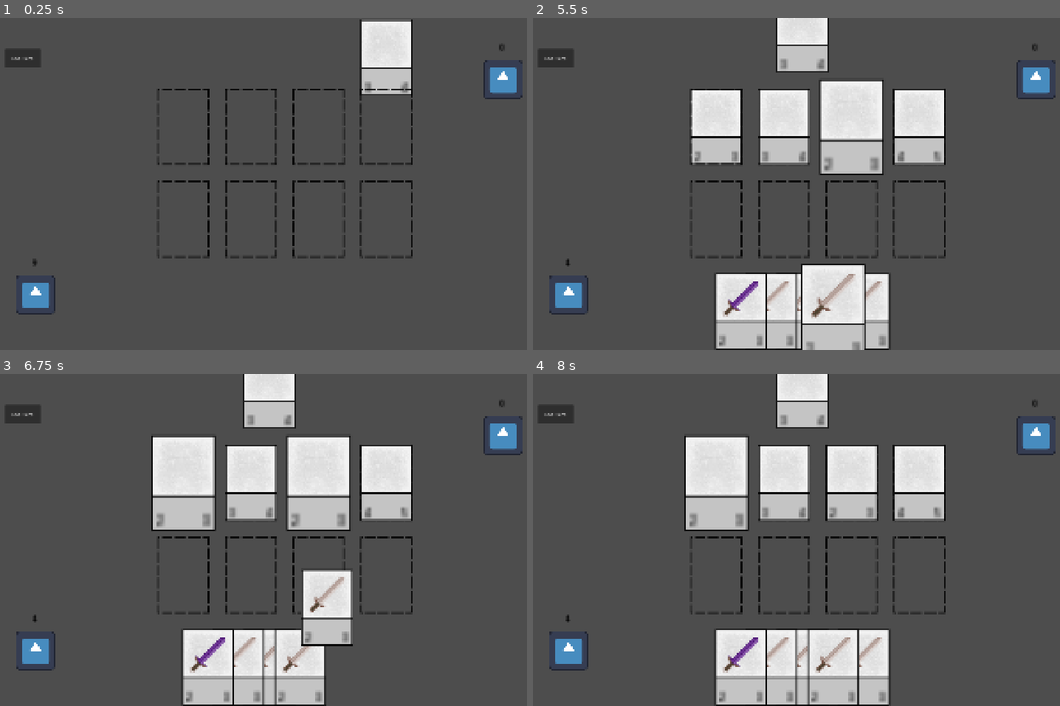
Above: before the commit, frames 1-4 (two rows, left to right).
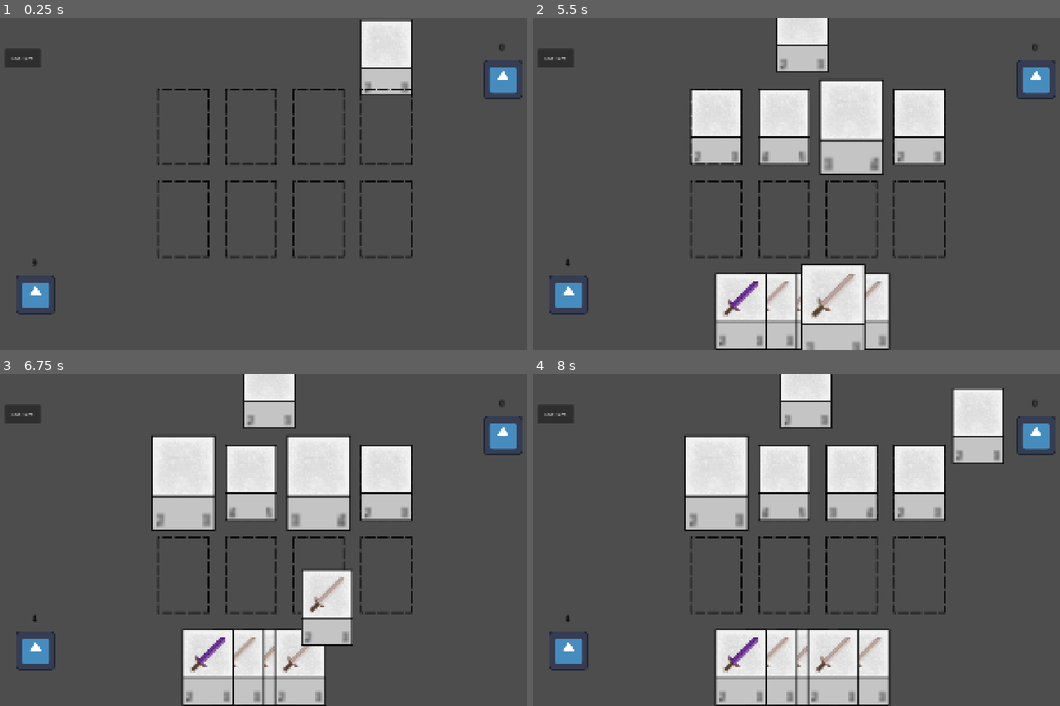
Above: after the commit, the same moments.

Repository: vinion04/MARTYR
Game: Godot game, scene res://Scenes/main.tscn
Same seed, same stepped clock (60 frames per second), same inputs: the game is played once before the commit and once after it. The engine's default icon, where the game draws it, is replaced by a stand-in: a white triangle on a blue panel in a dark square.
Inputs (mouse positions are in pixels of both pictures, inside the frame that each line leads up to):
- Up to frame 1 (0.25 s): no input
- Up to frame 2 (5.5 s): click "End Turn" at 0.5 s; click "End Turn" at 1.25 s; click "End Turn" at 2 s; drag from (865, 34) to (654, 300) at 2.77 s; drag from (833, 34) to (817, 310) at 3.52 s; move the mouse to (801, 34) at 4.27 s; click (801, 34) at 4.42 s; drag from (770, 34) to (828, 310) at 5.02 s
- Up to frame 3 (6.75 s): tap Enter at 5.75 s; drag from (184, 483) to (332, 666) at 5.77 s; tap Space at 6.5 s; drag from (332, 666) to (316, 483) at 6.52 s
- Up to frame 4 (8 s): move the mouse to (833, 666) at 7.27 s; click (833, 666) at 7.42 s

The runs differ from the first frame. In frame 1, less than 0.1% of the frame differs, in the area x 69-77%, y 19-23%; in frame 2, less than 0.1%; in frame 3, less than 0.1%; in frame 4, 2.7%, in the area x 46-90%, y 0-44%.

Commit message:
BASIC COMBAT !

Diff:
--- a/Scenes/main.tscn
+++ b/Scenes/main.tscn
@@ -11,6 +11,7 @@
 [ext_resource type="Texture2D" uid="uid://bebikiyfv7ygo" path="res://icon.svg" id="6_344ge"]
 [ext_resource type="Script" uid="uid://5pi8q0pvw44n" path="res://Scripts/input_manager.gd" id="7_ynf5e"]
 [ext_resource type="Script" uid="uid://vupnxmcw7ndx" path="res://Scripts/vampire_manager.gd" id="9_ynf5e"]
+[ext_resource type="Script" uid="uid://bs2dn1oj3ooah" path="res://Scripts/combat_manager.gd" id="12_6iyac"]
 
 [sub_resource type="RectangleShape2D" id="RectangleShape2D_sd0ua"]
 size = Vector2(123, 121)
@@ -143,7 +144,12 @@
 offset_bottom = 162.0
 text = "End Turn"
 
-[node name="BoardManager" type="Node" parent="." unique_id=1647582239]
+[node name="BoardManager" type="Node" parent="." unique_id=1647582239 node_paths=PackedStringArray("player_slots", "vampire_slots")]
 script = ExtResource("4_kry3j")
+player_slots = [NodePath("../PlayerSlots/PlayerSlot1"), NodePath("../PlayerSlots/PlayerSlot2"), NodePath("../PlayerSlots/PlayerSlot3"), NodePath("../PlayerSlots/PlayerSlot4")]
+vampire_slots = [NodePath("../VampireSlots/VampireCardSlot1"), NodePath("../VampireSlots/VampireCardSlot2"), NodePath("../VampireSlots/VampireCardSlot3"), NodePath("../VampireSlots/VampireCardSlot4")]
+
+[node name="CombatManager" type="Node" parent="." unique_id=751546925]
+script = ExtResource("12_6iyac")
 
 [connection signal="pressed" from="EndTurnButton" to="." method="_on_end_turn_button_pressed"]
--- a/Scripts/Board_Manager.gd
+++ b/Scripts/Board_Manager.gd
@@ -1,8 +1,10 @@
 # # ---------- board_manager.gd ----------
-# used to keep track of board state (BUILD WHEN STARTING COMBAT TO KEEP TRACK OF LANES AND STUFF)
+# used to keep track of board state and card placement in slots
 extends Node
 
 # ----- VARIABLES -----
+@export var player_slots: Array[CardSlot] = []
+@export var vampire_slots: Array[CardSlot] = []
 # store card in slot
 var card_in_slot
 # store card slots
@@ -41,3 +43,7 @@
 	if card:
 		card.current_slot = null
 	board.erase(slot)
+
+# used to get the slot that the card is in
+func get_card_in(slot: CardSlot):
+	return board.get(slot)
--- a/Scripts/Card.gd
+++ b/Scripts/Card.gd
@@ -11,6 +11,8 @@
 var data: CardData
 var item_sprite: Sprite2D
 var current_slot = null
+# store current card health
+var current_health
 
 # Called when the node enters the scene tree for the first time.
 func _ready() -> void:
@@ -28,11 +30,19 @@
 # used to set card data
 func setup(card_data: CardData):
 	data = card_data
+	# stores card health from card_data
+	current_health = data.health
 	# set attack and health amounts
 	$Attack.text = str(data.attack)
 	$Health.text = str(data.health)
 	# set corresponding image
 	item_sprite.texture = data.art
+
+# used for card to take damage
+func take_damage(amount):
+	# take damage and update health on card
+	current_health -= amount
+	$Health.text = str(current_health)
 
 # build in GDScript function for hovering
 func _on_area_2d_mouse_entered() -> void:
--- a/Scripts/Card_Manager.gd
+++ b/Scripts/Card_Manager.gd
@@ -1,5 +1,5 @@
 # ---------- card_manager.gd ----------
-# used to manage card placement (both player and vamp) and selecting/dragging
+# used to handle hovering/dragging mechanics
 extends Node2D
 
 # ----- VARIABLES -----
--- a/Scripts/Combat_Manager.gd
+++ b/Scripts/Combat_Manager.gd
@@ -1,28 +1,84 @@
 # # ---------- combat_manager.gd ----------
-# used to deal combat damage to cards and player/vampire lord
+# used to deal combat damage to cards and player/vampire lord base health
 extends Node
 
+# ----- CONSTANTS -----
+const LANE_DELAY = .5
+
+# ----- VARIABLES -----
+# board manager reference to pull slot info
+var board_manager_ref
 
 # Called when the node enters the scene tree for the first time.
 func _ready() -> void:
-	pass # Replace with function body.
+	# set ref
+	board_manager_ref = $"../BoardManager"
+
+# used to resolve combat in sections (player then vampire)
+func resolve_all_lanes():
+	await player_attack_phase()
+	await vampire_attack_phase()
+
+# player goes first, cards hit across from them
+func player_attack_phase():
+	for lane in board_manager_ref.player_slots.size():
+		# get the cards from the lane
+		var p_card = board_manager_ref.get_card_in(board_manager_ref.player_slots[lane])
+		var v_card = board_manager_ref.get_card_in(board_manager_ref.vampire_slots[lane])
+		# if there's no player card, move on
+		if p_card == null:
+			continue
+		# store the damage of the player card
+		var dmg = get_attack(p_card)
+		# if there is a vampire card, take damage
+		if v_card:
+			v_card.take_damage(dmg)
+			# debug
+			print("lane ", lane, ": player card hits thrall for ", dmg)
+			# remove vampire card if dead
+			remove_if_dead(v_card)
+		else:
+			# IMPLEMENT VAMPIRE HEALTH DECREASE HERE
+			print("lane ", lane, ": open lane, player card unopposed")
+			# pause before next lane resolve
+		await get_tree().create_timer(LANE_DELAY).timeout
+
+# vampire goes second, thralls that survive hit back
+func vampire_attack_phase():
+	for lane in board_manager_ref.vampire_slots.size():
+		# get the cards from the lane
+		var p_card = board_manager_ref.get_card_in(board_manager_ref.player_slots[lane])
+		var v_card = board_manager_ref.get_card_in(board_manager_ref.vampire_slots[lane])
+		# if there's no vamp card, move on
+		if v_card == null:
+			continue
+		# store the damage of the vamp card
+		var dmg = get_attack(v_card)
+		# if there is a player card, take damage
+		if p_card:
+			p_card.take_damage(dmg)
+			# debug
+			print("lane ", lane, ": thrall card hits player for ", dmg)
+			# remove player card if dead
+			remove_if_dead(p_card)
+		else:
+			# IMPLEMENT PLAYER HEALTH DECREASE HERE
+			print("lane ", lane, ": open lane, thrall card unopposed")
+			# pause before next action
+		await get_tree().create_timer(LANE_DELAY).timeout
 
 
-# Called every frame. 'delta' is the elapsed time since the previous frame.
-func _process(delta: float) -> void:
-	pass
+# gets attack value from card
+func get_attack(card):
+	# if the card is a player 'damage' card or thrall, return attack amount
+	if card.data.effect_type == CardData.EffectType.DAMAGE or card.data.category == CardData.CardArchetype.THRALL:
+		return card.data.attack
+	# else, no damage
+	return 0
 
-#func resolve_card_effect(card: CardData, target_lane: int) -> void:
-	#match card.effect_type:
-		#CardData.EffectType.DAMAGE:
-			#combat_manager.deal_damage(card.value, target_lane, card.hits_multiple_lanes, card.lane_count)
-			#if card.self_damage > 0:
-				#player_manager.take_damage(card.self_damage)
-		#CardData.EffectType.HEAL:
-			#player_manager.heal(card.value)
-		#CardData.EffectType.BLOCK_LANE:
-			#board_manager.block_lane(target_lane)
-		#CardData.EffectType.DISABLE_ENEMY:
-			#vampire_lord_manager.disable(card.value)
-		#CardData.EffectType.DRAW_CARD:
-			#deck_manager.draw(card.value)
+# removes a card if health < 0
+func remove_if_dead(card):
+	if card.current_health <= 0:
+		board_manager_ref.remove_card(card.current_slot)
+		# deletes card node from game
+		card.queue_free()
--- a/Scripts/game_manager.gd
+++ b/Scripts/game_manager.gd
@@ -26,7 +26,7 @@
 		State.DRAW:
 			await enter_draw()
 		State.PLAYER_TURN:
-			pass # waiting for button implementation
+			pass
 		State.COMBAT:
 			await enter_combat()
 		State.VAMPIRE_TURN:
@@ -55,19 +55,23 @@
 
 # func for player to draw a card before turn
 func enter_draw():
-	# draw logic from deck
+	# now player can draw, must draw before playing cards
+	$PlayerDeck.drawn_card_this_turn = false
 	# now it's player's turn
 	change_state(State.PLAYER_TURN)
 
 # func for when button clicked, enter combat phase
 func enter_combat():
 	# combat manager resolves all lanes
-	await get_tree().create_timer(0.5).timeout
+	await $CombatManager.resolve_all_lanes()
 	change_state(State.VAMPIRE_TURN)
 
 # func to start vampire turn after combat
 func enter_vampire_turn():
-	# vampire manager play turn goes here
+	# vampire draws, then plays cards
+	await $VampireManager.draw_card()
+	$VampireManager.play_turn()
+	# small gap between next state
 	await get_tree().create_timer(0.5).timeout
 	# after vampire turn, player draws
 	change_state(State.DRAW)
@@ -81,5 +85,7 @@
 
 # func to handle end turn button press
 func _on_end_turn_button_pressed() -> void:
-	# no longer player turn, move to combat
+	# if player turn, move to combat
+	if state != State.PLAYER_TURN:
+		return
 	change_state(State.COMBAT)
--- a/Scripts/hand_manager.gd
+++ b/Scripts/hand_manager.gd
@@ -22,8 +22,6 @@
 
 # function for adding a card to hand array
 func add_card_to_hand(card, speed):
-	print(name, " y: ", hand_y_position)
-	print(card.get_class(), " | ", card.get_script(), " | ", card.scene_file_path)
 	if card not in hand:
 		hand.insert(0, card)
 		update_hand_position(speed)
--- a/Scripts/vampire_manager.gd
+++ b/Scripts/vampire_manager.gd
@@ -4,7 +4,7 @@
 
 # ----- VARIABLES -----
 # what is in the vampire's deck ?
-var lord_deck = ['SmThrall', 'LgThrall', 'MdThrall', "MdThrall", "SmThrall"]
+var lord_deck = ['SmThrall', 'LgThrall', 'MdThrall', "MdThrall", "SmThrall", "SmThrall", "SmThrall", "MdThrall", "SmThrall", "SmThrall", "LgThrall"]
 # the vampire's slots
 @export var vamp_slots_container: Node2D
 var vampire_slots:  Array[CardSlot] = []
@@ -26,7 +26,6 @@
 	for child in vamp_slots_container.get_children():
 		if child is CardSlot:
 			vampire_slots.append(child)
-
 
 func draw_card():
 	var data = CardDatabase.get_card(lord_deck.pop_front())
Not shown, added: Scenes/main.tscn3583373512.tmp
